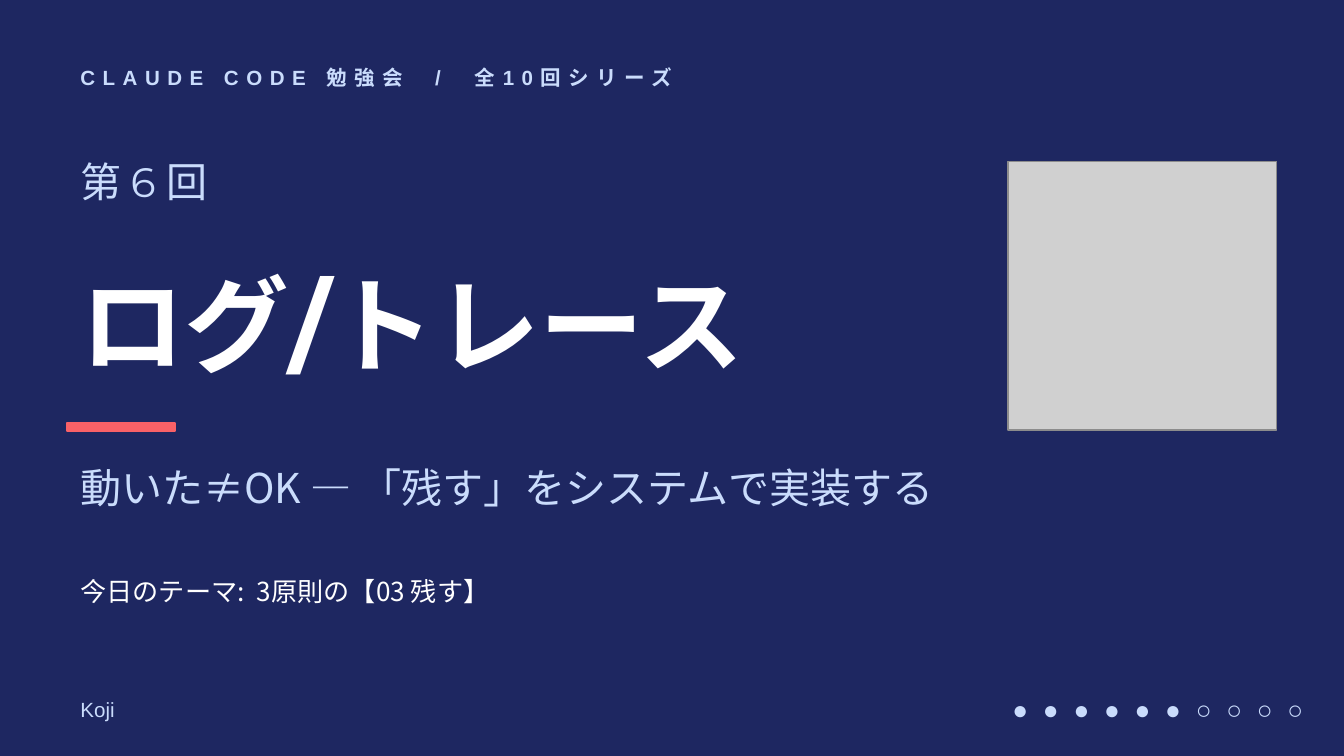
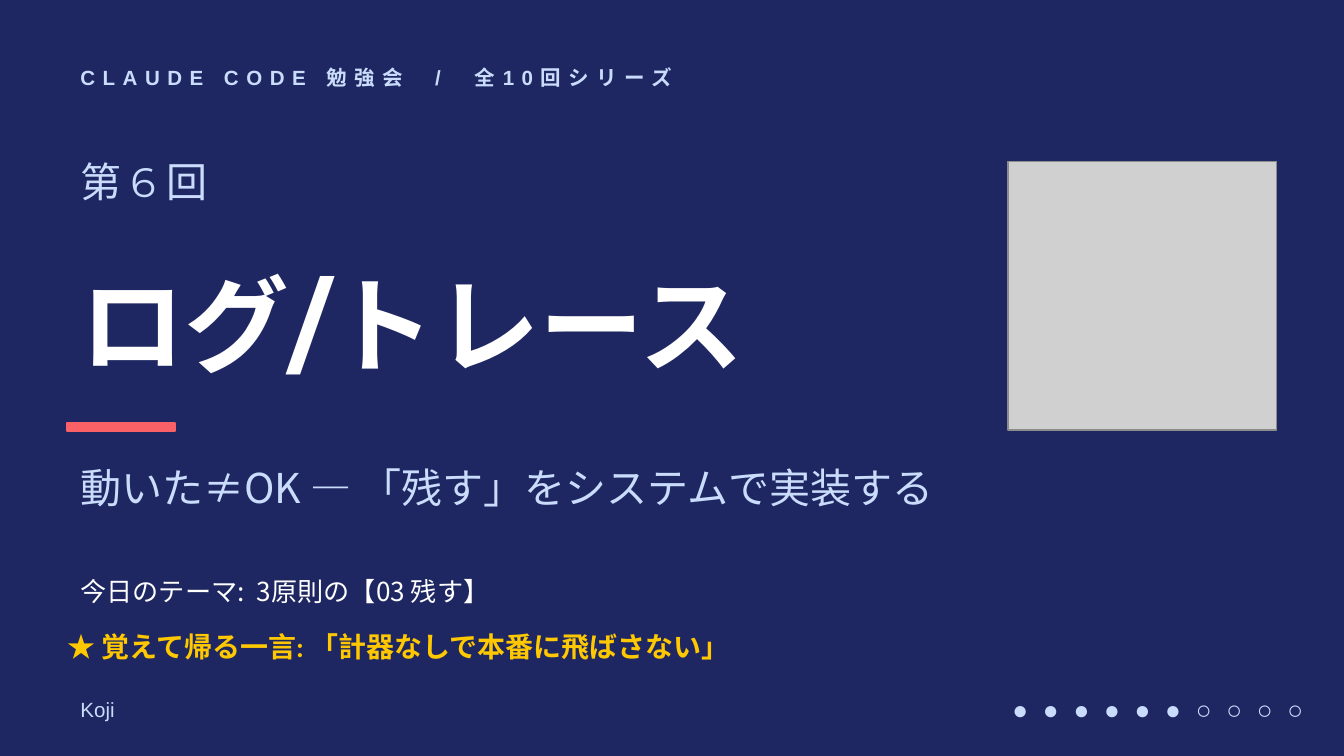
Before and after one commit to ktsuchida11/ClaudeWorkshop, a slide deck: slide 1 of session6/session6_full.pptx. Drawn at 1344x756 pixels with LibreOffice and Linux fonts; fonts in the diff are those of the drawing; grey boxes stand for pictures. Boxes give left, top, right and bottom in pixels: in the first picture for what was removed or moved away, otherwise in the second. Text is boxed around its words. In the diff, an @@ line names an element or a change of style, - is before the commit and + after.

```diff
--- a/session6/session6_full.pptx
+++ b/session6/session6_full.pptx
@@ text added at (101,633,729,660), 15 pt, text #FFC800, bold @@
+★ 覚えて帰る一言: 「計器なしで本番に飛ばさない」
```
Also in this commit, not shown: 5 other slides changed, 3 slides added, 1 other file.
